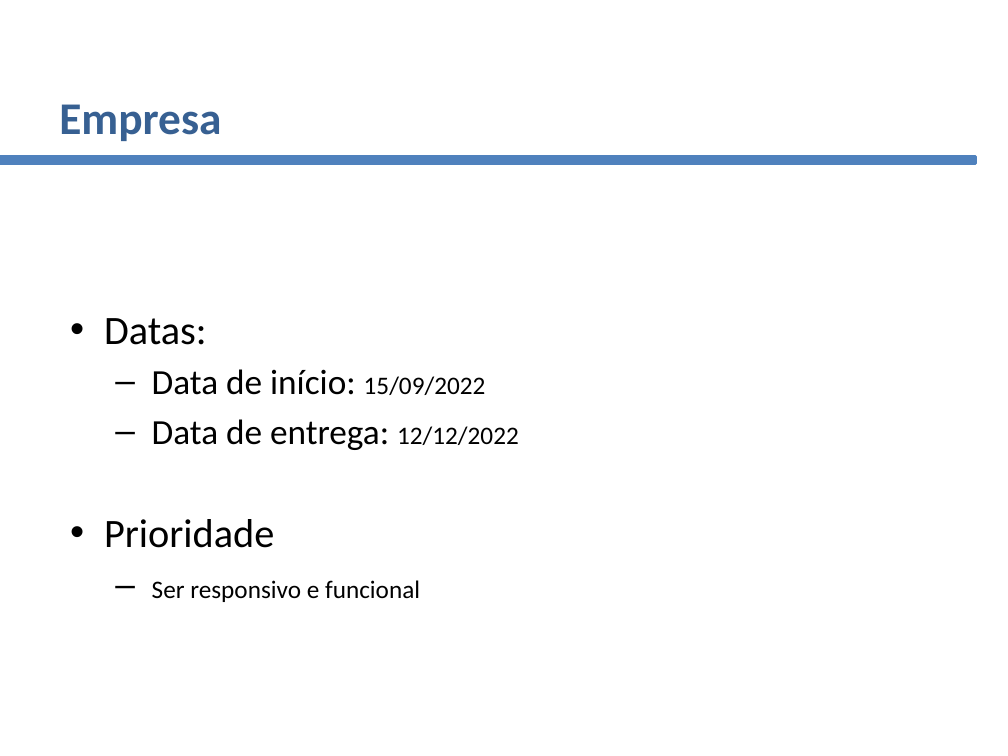
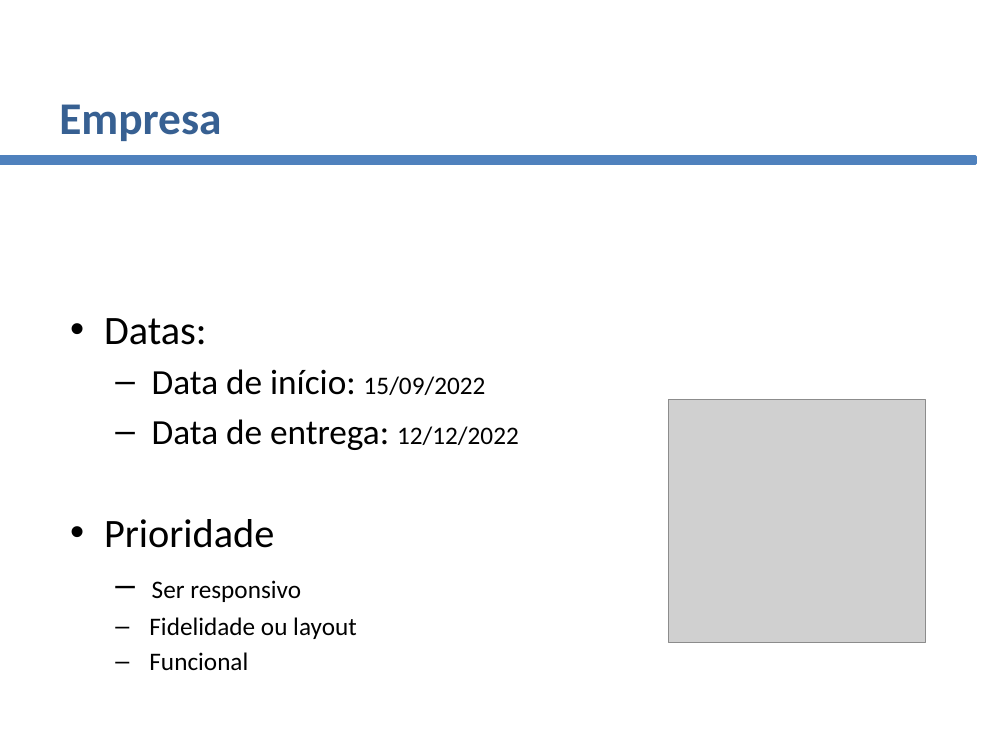
Before and after one commit to matheusg-dev/ProjetoDelivery_TCC, a slide deck: slide 5 of assets/documentacao_abnt/PowerPoint Projeto Final SENAI.pptx. Drawn at 1008x756 pixels with LibreOffice and Linux fonts; fonts in the diff are those of the drawing; grey boxes stand for pictures; background and template pictures are left out. Boxes give left, top, right and bottom in pixels: in the first picture for what was removed or moved away, otherwise in the second. Text is boxed around its words. In the diff, an @@ line names an element or a change of style, - is before the commit and + after.

```diff
--- a/assets/documentacao_abnt/PowerPoint Projeto Final SENAI.pptx
+++ b/assets/documentacao_abnt/PowerPoint Projeto Final SENAI.pptx
@@ picture added at bbox=[669, 399, 925, 642] @@
@@ text at bbox=[149, 580, 357, 670]: text changed @@
-  – Ser responsivo e funcional
+  – Ser responsivo
+  – Fidelidade ou layout
+  – Funcional
```
Also in this commit, not shown: 10 other slides changed, 11 slides added, 1 slide removed.
